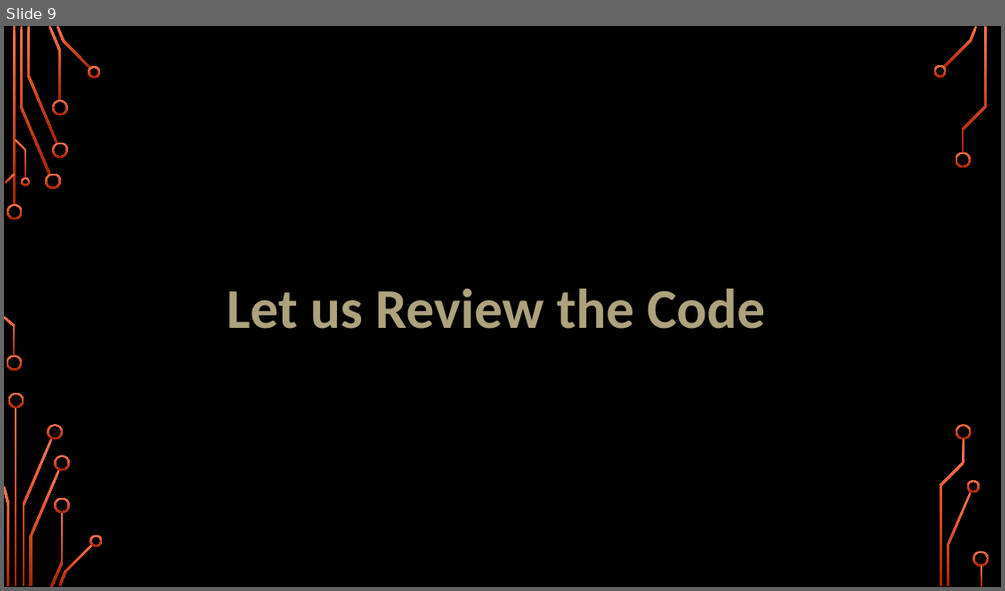
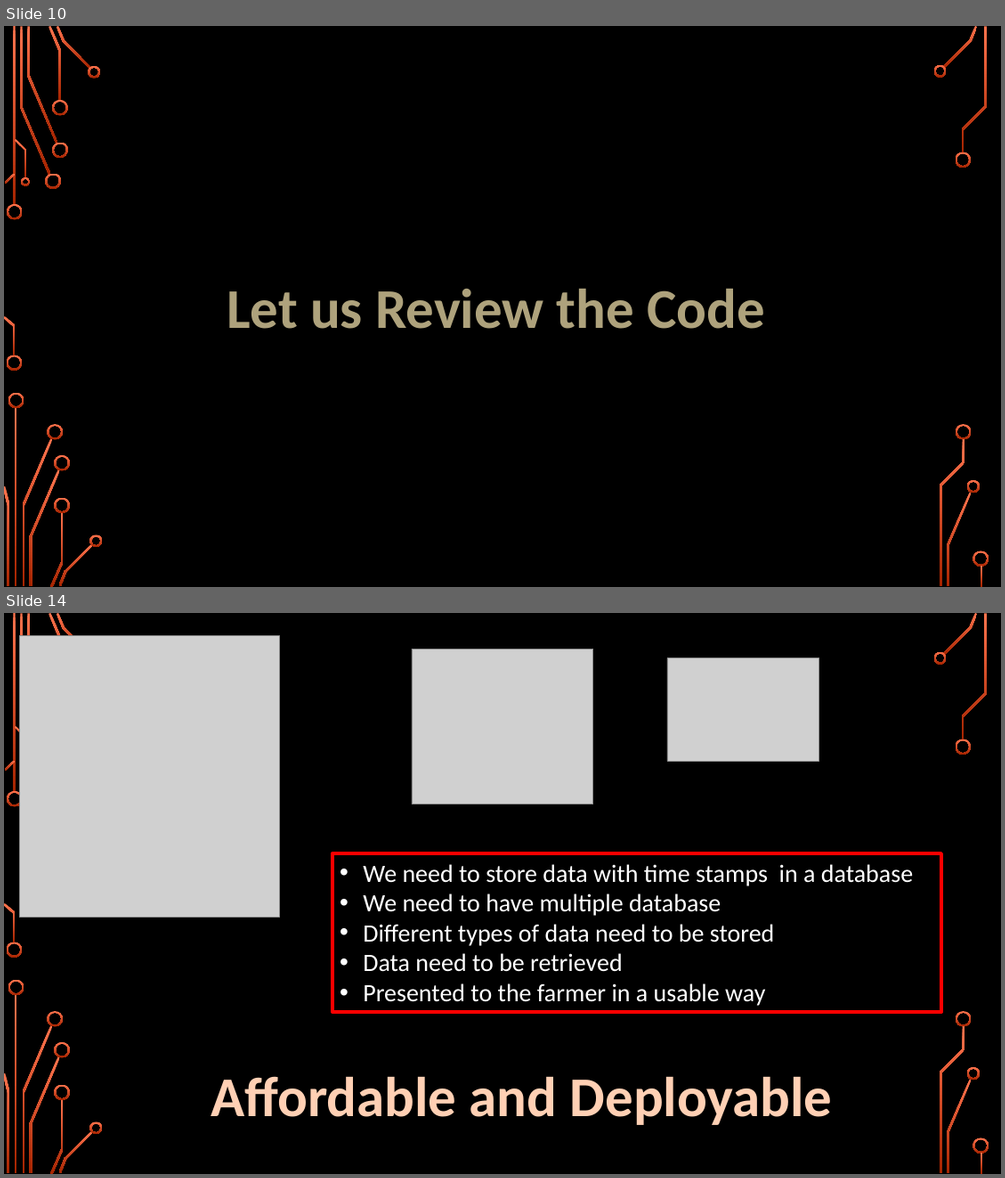
Before and after one commit to girishsukukumar/IoTWorkshop, a slide deck: Module-4.pptx. Shown one above the other, each under a label of ours: slide 9 before the commit, slides 10 and 14 after it; the slides between them are not shown. The pictures are 1005x591 and 1005x1178 pixels, drawn with LibreOffice and Linux fonts; fonts in the diff are those of the drawing; grey boxes stand for pictures; background and template pictures are left out. Boxes give left, top, right and bottom in pixels: in the first picture for what was removed or moved away, otherwise in the second. Text is boxed around its words. In the diff, an @@ line names an element or a change of style, - is before the commit and + after.

```diff
--- a/Module-4.pptx
+++ b/Module-4.pptx
@@ slide 14 added at (4, 613, 1001, 1174), background picture (left out); not listed: 32 template elements that a slide beside it also shows @@
@@ picture added at (20, 635, 280, 916) @@
@@ picture added at (412, 649, 593, 804) @@
@@ picture added at (667, 657, 819, 761) @@
@@ rectangle added at (332, 853, 941, 1012), outline #FF0000 3 pt, 24 pt, text #FFFFFF @@
+• We need to store data with time stamps in a database
+• We need to have multiple database
+• Different types of data need to be stored
+• Data need to be retrieved
+• Presented to the farmer in a usable way
@@ text added at (211, 1076, 833, 1125), 54 pt, text #FFD0B4, bold @@
+Affordable and Deployable
@@ what was slide 9 is now slide 10 @@
```
Also in this commit, not shown: 3 slides changed, 10 other slides added, 1 other file.
